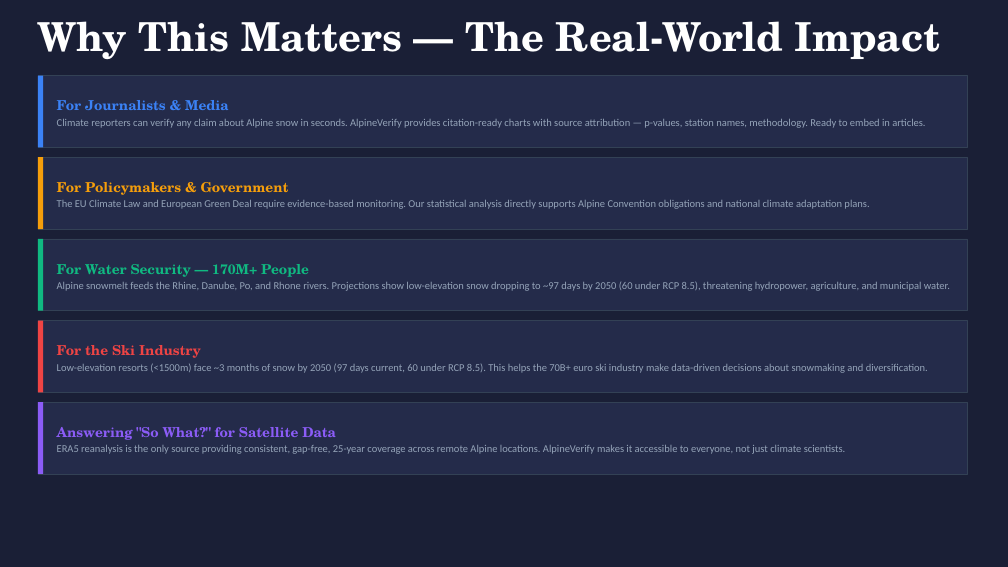
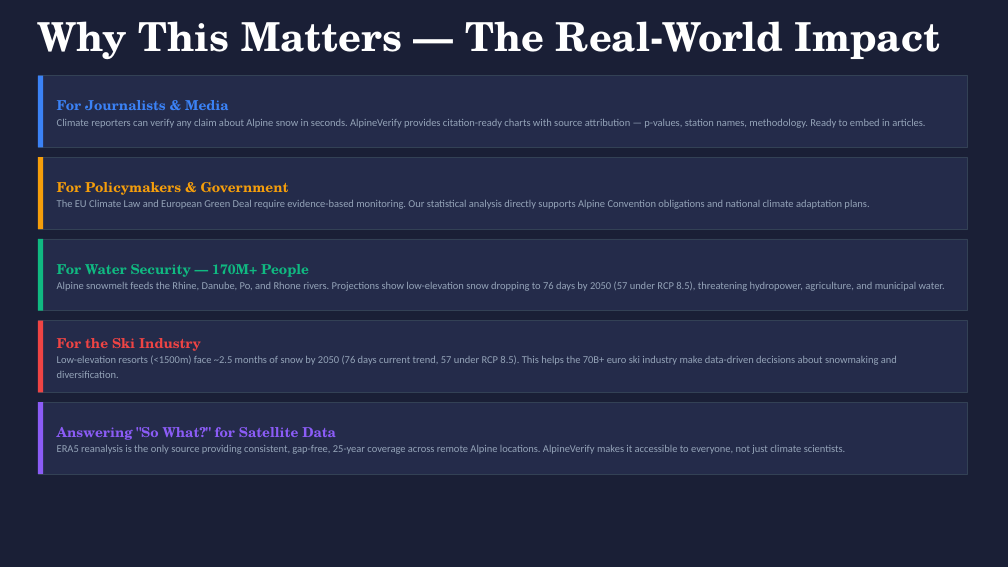
Before and after one commit to Samudyata/alpine_verify, a slide deck: slide 11 of AIB_03_00_SLIDES_ASU.pptx. Drawn at 1008x567 pixels with LibreOffice and Linux fonts; fonts in the diff are those of the drawing. Boxes give left, top, right and bottom in pixels: in the first picture for what was removed or moved away, otherwise in the second. Text is boxed around its words. In the diff, an @@ line names an element or a change of style, - is before the commit and + after.

Commit message:
update: slides and app reflect exponential decay projections
Low Alps: 108 -> 76 days (current), 57 (RCP 8.5), 88 (RCP 2.6)
Method: exponential decay calibrated to observed slope with physical floor
Updated all references in slides, impact section, and app label

```diff
--- a/AIB_03_00_SLIDES_ASU.pptx
+++ b/AIB_03_00_SLIDES_ASU.pptx
@@ text at <box>57,281,945,291</box>: text changed @@
-Alpine snowmelt feeds the Rhine, Danube, Po, and Rhone rivers. Projections show low-elevation snow dropping to ~97 days by 2050 (60 under RCP 8.5), threatening hydropower, agriculture, and municipal water.
+Alpine snowmelt feeds the Rhine, Danube, Po, and Rhone rivers. Projections show low-elevation snow dropping to 76 days by 2050 (57 under RCP 8.5), threatening hydropower, agriculture, and municipal water.
@@ text at <box>57,355,897,378</box>: text changed @@
-Low-elevation resorts (<1500m) face ~3 months of snow by 2050 (97 days current, 60 under RCP 8.5). This helps the 70B+ euro ski industry make data-driven decisions about snowmaking and diversification.
+Low-elevation resorts (<1500m) face ~2.5 months of snow by 2050 (76 days current trend, 57 under RCP 8.5). This helps the 70B+ euro ski industry make data-driven decisions about snowmaking and diversification.
```
Also in this commit, not shown: 2 other slides changed, 2 other files.
